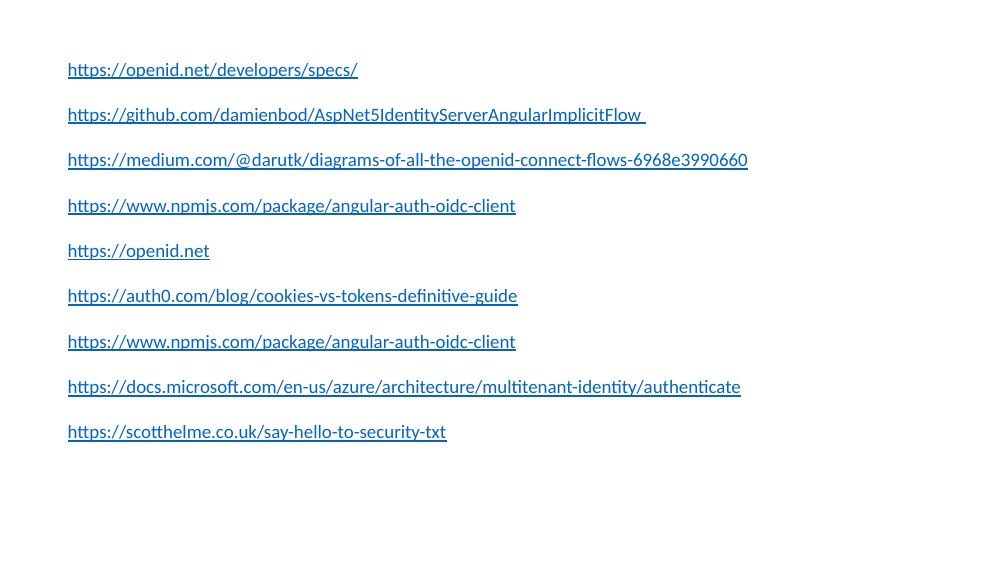
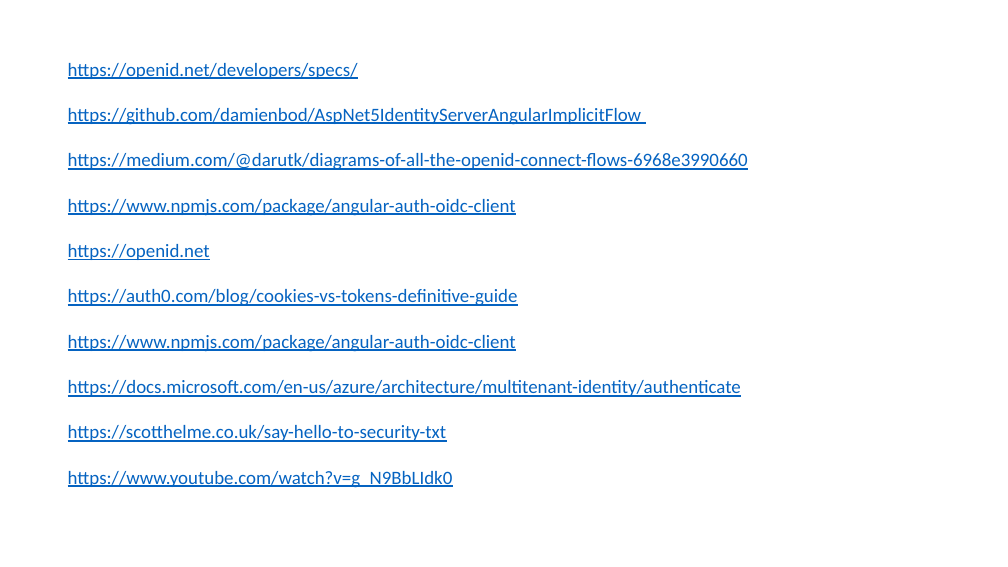
Before and after one commit to damienbod/presentations, a slide deck: slide 68 of .NET Group Basel 2018.09.25/ASP.NET Core Security.pptx. Drawn at 1008x567 pixels with LibreOffice and Linux fonts; fonts in the diff are those of the drawing. Boxes give left, top, right and bottom in pixels: in the first picture for what was removed or moved away, otherwise in the second. Text is boxed around its words. In the diff, an @@ line names an element or a change of style, - is before the commit and + after.

Commit message:
link

```diff
--- a/.NET Group Basel 2018.09.25/ASP.NET Core Security.pptx
+++ b/.NET Group Basel 2018.09.25/ASP.NET Core Security.pptx
@@ text at (68,471,453,488): paragraph added @@
+https://www.youtube.com/watch?v=g_N9BbLIdk0
```
